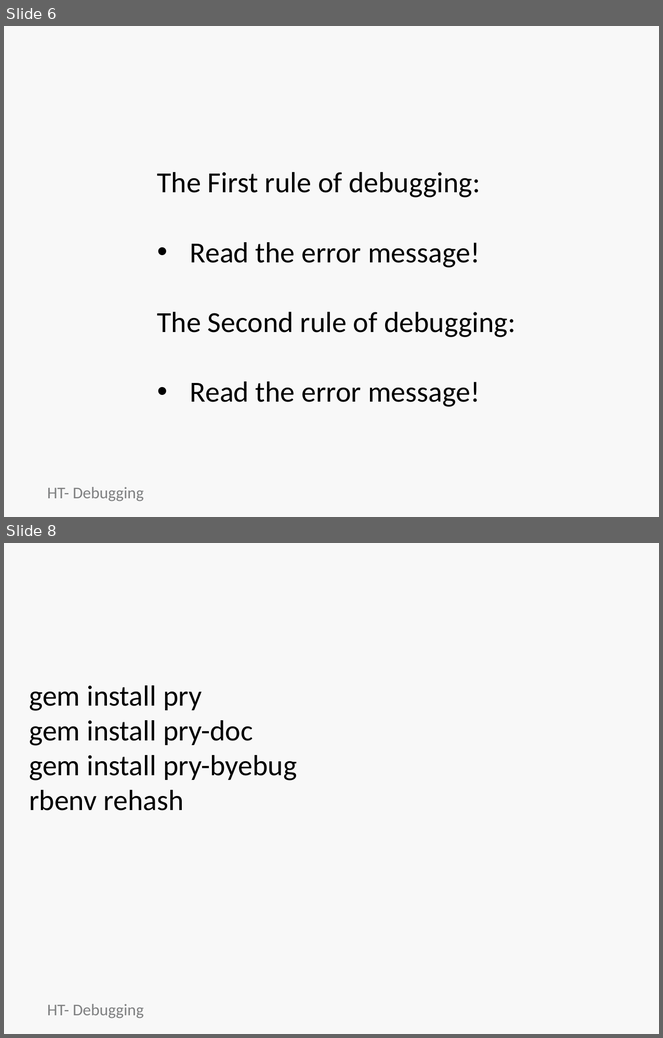
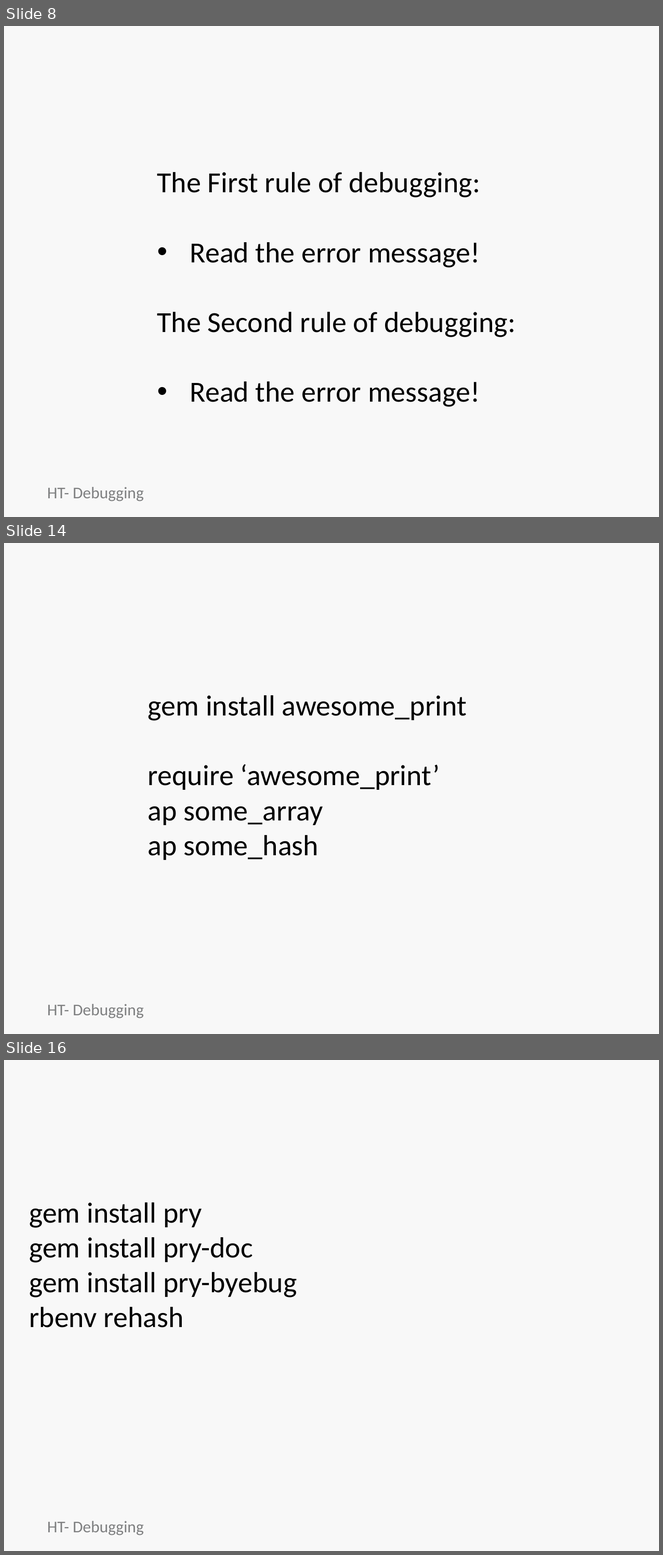
Before and after one commit to jumpcheng/debugging_notes, a slide deck: HT-debugging-basics.pptx. Shown one above the other, each under a label of ours: slides 6 and 8 before the commit, slides 8, 14 and 16 after it; the slides between them are not shown. The pictures are 663x1038 and 663x1555 pixels, drawn with LibreOffice and Linux fonts; fonts in the diff are those of the drawing; background and template pictures are left out. Boxes give left, top, right and bottom in pixels: in the first picture for what was removed or moved away, otherwise in the second. Text is boxed around its words. In the diff, an @@ line names an element or a change of style, - is before the commit and + after.

```diff
--- a/HT-debugging-basics.pptx
+++ b/HT-debugging-basics.pptx
@@ slide 14 added at <box>4,543,659,1034</box>, background picture (left out) @@
@@ title added at <box>37,551,626,633</box>, 44 pt, text #F8F8F8, bold @@
+awesome_print
@@ text added at <box>148,695,467,860</box>, 32 pt, text #000000 @@
+gem install awesome_print
+require ‘awesome_print’
+ap some_array
+ap some_hash
@@ text added at <box>47,1004,143,1019</box>, 18 pt, text #7E7F80 @@
+HT- Debugging
@@ what was slide 6 is now slide 8 @@
@@ what was slide 8 is now slide 16 @@
```
Also in this commit, not shown: 2 slides changed, 13 other slides added, 2 slides removed, 1 other file.
